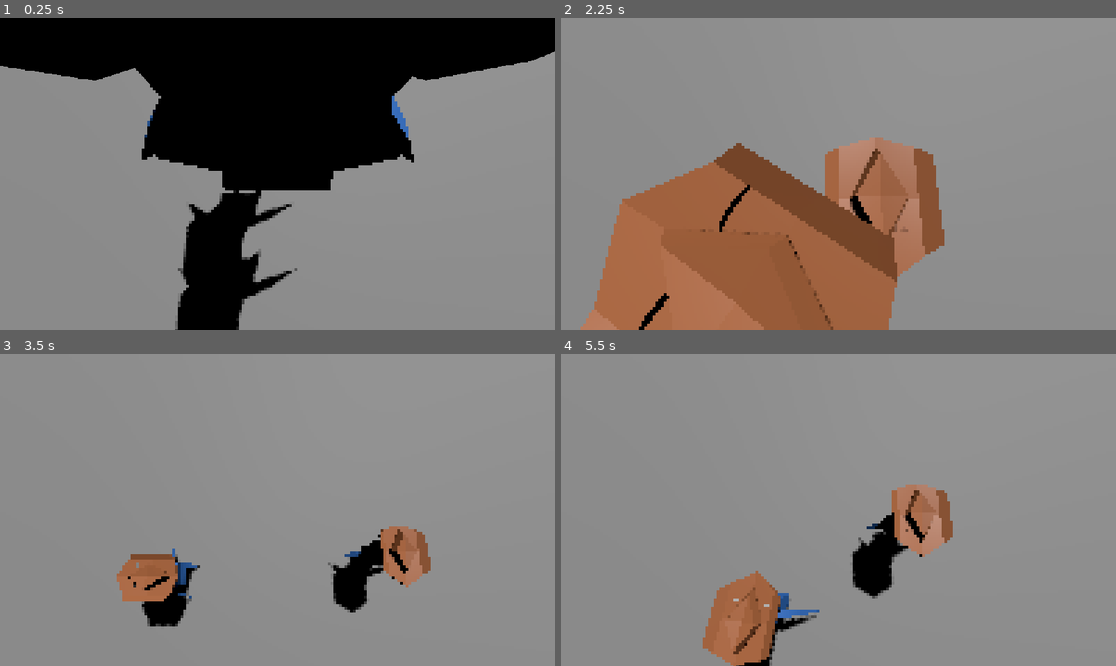
Above: before the commit, frames 1-4 (two rows, left to right).
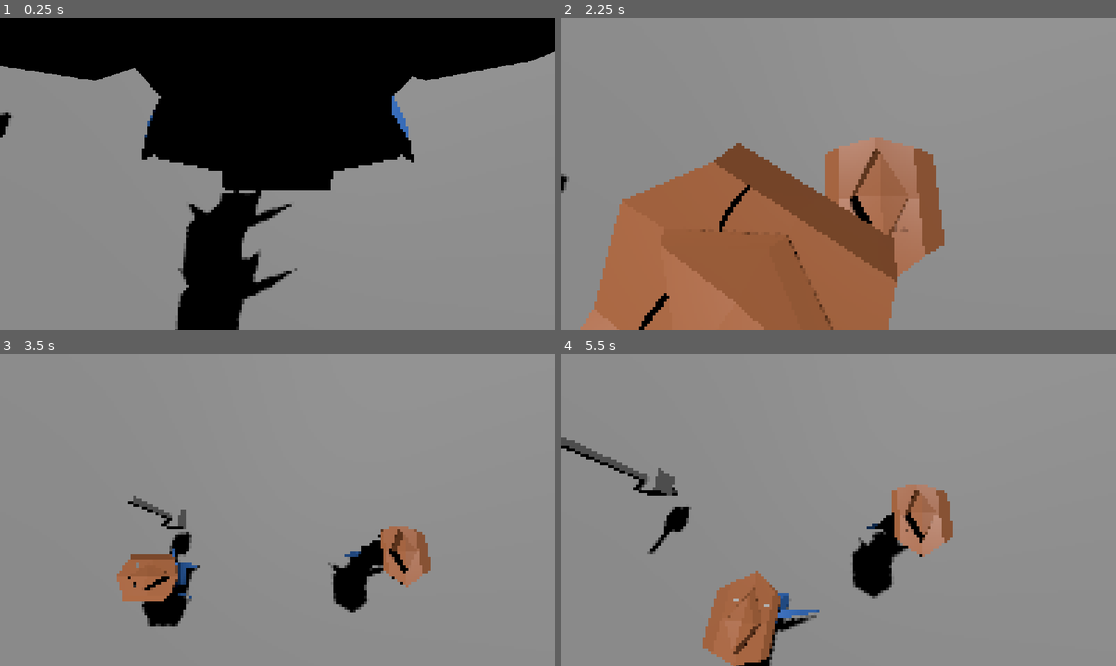
Above: after the commit, the same moments.

Repository: jalvarez2016/This-world-is-too-tiny-for-both-of-us
Game: Godot game, scene res://world test/world.tscn
Two runs of this game, one before a commit and one after it. Both use one fixed random seed, a clock stepped at 60 frames per second and the inputs below.
Inputs (mouse positions are in pixels of both pictures, inside the frame that each line leads up to):
- Up to frame 1 (0.25 s): no input
- Up to frame 2 (2.25 s): tap Enter (ui_accept) at 0.5, 0.77, 1.52 s; move the mouse to (810, 236) at 0.52 s; hold F 0.53-1.28 s; hold W (ui_up) 0.53-2.03 s; click (810, 236) at 0.67 s; move the mouse to (1005, 220) at 1.27 s; tap Q at 1.35 s; move the mouse to (672, 127) at 2.02 s; hold A (ui_left) from 2.03 s (still down); tap Space at 2.1 s
- Up to frame 3 (3.5 s): keep holding A (ui_left); move the mouse to (305, 510) at 2.77 s; tap F at 2.85 s; click (305, 510) at 2.92 s; tap Enter (ui_accept) at 3.02 s
- Up to frame 4 (5.5 s): move the mouse to (755, 432) at 3.52 s; release A (ui_left) at 3.53 s; hold S (ui_down) 3.53-4.28 s; hold Q 3.53-4.28 s; tap Enter (ui_accept) at 3.77, 4.52 s; move the mouse to (960, 494) at 4.27 s; hold D (ui_right) 4.28-5.03 s; tap Space at 4.35 s; move the mouse to (727, 525) at 5.02 s; hold W (ui_up) from 5.03 s (still down); hold F from 5.03 s (still down); click (727, 525) at 5.17 s

The runs differ from the first frame. In frame 1, 0.1% of the frame differs, in the area x 0-3%, y 30-39%; in frame 2, less than 0.1%; in frame 3, 0.5%; in frame 4, 1.2%, in the area x 0-24%, y 26-65%.

Commit message:
0.0.4: added sword

Diff:
--- a/players/character_body_3d.gd
+++ b/players/character_body_3d.gd
@@ -9,6 +9,7 @@
 @onready var right_fist = $BasicDude/Armature/Skeleton3D/RightHand/Node3D2/Area3D
 @onready var hit_box =$HitBox
 @onready var state_machine = animation.get("parameters/playback")
+@onready var sword_scene = load("res://tools/sword/sword.tscn")
 
 @export var gravity := 10.0
 
@@ -150,3 +151,11 @@
 		if health <= 0 or current_scale <= 0.3:
 			state_machine.travel("Defeat")
 			print("deafeat")
+
+	elif area.is_in_group("sword") and area.get_status() == true:
+		print("got sword")
+		var player_sword = sword_scene.instantiate()
+		player_sword.sword_pick_up()
+		player_sword.scale = Vector3(4,4,4)
+		player_sword.add_to_group(enemy_fist)
+		$BasicDude/Armature/Skeleton3D/LeftHand/Node3D/Area3D2/CollisionShape3D.add_child(player_sword)
--- a/players/player.tscn
+++ b/players/player.tscn
@@ -1231,7 +1231,7 @@
 bones/2/rest = Transform3D(1, 2.13163e-14, -1.33227e-14, -2.13163e-14, 1, 1.69536e-21, 1.33227e-14, -1.69536e-21, 1, 0, 0.71378, 2.38419e-07)
 bones/2/enabled = true
 bones/2/position = Vector3(0, 0.71378, 2.38419e-07)
-bones/2/rotation = Quaternion(-0.382683, -1.67276e-08, 1.14048e-08, 0.92388)
+bones/2/rotation = Quaternion(-0.598426, -1.67547e-08, 1.14234e-08, 0.801178)
 bones/2/scale = Vector3(1, 1, 1)
 bones/3/name = "Forearm.L"
 bones/3/parent = 2
@@ -1259,7 +1259,7 @@
 bones/6/rest = Transform3D(1, 7.10543e-15, -3.37707e-08, -7.10543e-15, 1, 7.14173e-22, 3.37707e-08, -4.74217e-22, 1, -1.42109e-14, 0.71378, 2.38419e-07)
 bones/6/enabled = true
 bones/6/position = Vector3(-1.42109e-14, 0.71378, 2.38419e-07)
-bones/6/rotation = Quaternion(-0.382683, 1.12761e-09, -1.78666e-08, 0.92388)
+bones/6/rotation = Quaternion(-0.598426, 3.2266e-09, -2.1528e-08, 0.801178)
 bones/6/scale = Vector3(1, 1, 1)
 bones/7/name = "Forearm.R"
 bones/7/parent = 6
@@ -1300,7 +1300,7 @@
 bones/12/parent = -1
 bones/12/rest = Transform3D(-3.57628e-07, 5.96046e-08, -1, -5.96046e-08, 1, 5.96046e-08, 1, 5.96046e-08, -3.57628e-07, 0, 1.71764, 0)
 bones/12/enabled = true
-bones/12/position = Vector3(0, 1.7175, 0)
+bones/12/position = Vector3(0, 1.59625, 0)
 bones/12/rotation = Quaternion(2.51214e-15, -0.707107, -4.21468e-08, 0.707107)
 bones/12/scale = Vector3(1, 1, 1)
 bones/13/name = "Hip.R"
@@ -1330,7 +1330,7 @@
 skin = SubResource("Skin_lk5vn")
 
 [node name="LeftHand" type="BoneAttachment3D" parent="BasicDude/Armature/Skeleton3D"]
-transform = Transform3D(2.8213e-07, 0.707108, 0.707106, -8.75618e-14, -0.707106, 0.707108, 1, -1.99496e-07, -1.99496e-07, 2.37846, -0.790708, -5.36929e-07)
+transform = Transform3D(2.60603e-07, 0.283773, 0.958892, -7.39435e-09, -0.958892, 0.283773, 1, -8.10423e-08, -2.47791e-07, 1.38184, -1.38346, -2.58063e-07)
 bone_name = "Forearm.L.001"
 bone_idx = 4
 
@@ -1344,7 +1344,7 @@
 shape = SubResource("SphereShape3D_wu7mp")
 
 [node name="RightHand" type="BoneAttachment3D" parent="BasicDude/Armature/Skeleton3D"]
-transform = Transform3D(-2.8213e-07, -0.707108, -0.707106, -2.39288e-13, -0.707106, 0.707108, -1, 1.99497e-07, 1.99496e-07, -2.37846, -0.790708, 8.05142e-07)
+transform = Transform3D(-3.03657e-07, -0.283773, -0.958892, 7.39401e-09, -0.958892, 0.283773, -1, 7.90797e-08, 2.93273e-07, -1.38184, -1.38346, 5.21655e-07)
 bone_name = "Forearm.R.001"
 bone_idx = 8
 
--- /dev/null
+++ b/tools/sword/damage_box.gd
@@ -0,0 +1,6 @@
+extends Area3D
+#$"../.."
+func damge():
+	return {damge:16,scale:.4}
+func get_status():
+	$"../..".current_status
--- /dev/null
+++ b/tools/sword/pick_up.gd
@@ -0,0 +1,4 @@
+extends Area3D
+
+func get_status():
+	$"..".isSwordPickable
--- /dev/null
+++ b/tools/sword/sword.gd
@@ -0,0 +1,19 @@
+extends Node3D
+
+@export var current_status = "rest"
+var isSwordPickable = true
+var key_press = null
+func _process(delta: float) -> void:
+	if !isSwordPickable and Input.is_action_just_pressed(key_press):
+		current_status = "swing"
+
+
+#func _on_area_3d_area_entered(area: Area3D) -> void:
+	#if area.is_in_group("player"):
+		#queue_free()
+	#pass # Replace with function body.
+
+func sword_pick_up(key):
+	isSwordPickable = false
+	$PickUp.queue_free()
+	key_press = key
--- /dev/null
+++ b/tools/sword/sword.tscn
@@ -0,0 +1,55 @@
+[gd_scene load_steps=9 format=3 uid="uid://kw8g7x5wmxas"]
+
+[ext_resource type="Script" uid="uid://cpl18vllbgx4u" path="res://tools/sword/sword.gd" id="1_nsm1i"]
+[ext_resource type="Script" uid="uid://c06qgqjexiam8" path="res://tools/sword/damage_box.gd" id="2_736ct"]
+[ext_resource type="Script" uid="uid://c2ps288jwb1i8" path="res://tools/sword/pick_up.gd" id="2_ey35l"]
+
+[sub_resource type="BoxMesh" id="BoxMesh_o8xsq"]
+size = Vector3(0.2, 0.2, 0.2)
+
+[sub_resource type="BoxMesh" id="BoxMesh_uu8fx"]
+size = Vector3(0.05, 1, 0.05)
+
+[sub_resource type="CapsuleShape3D" id="CapsuleShape3D_uu8fx"]
+radius = 0.238232
+height = 1.19667
+
+[sub_resource type="BoxShape3D" id="BoxShape3D_nsm1i"]
+size = Vector3(0.1, 0.648926, 0.1)
+
+[sub_resource type="BoxShape3D" id="BoxShape3D_736ct"]
+size = Vector3(0.0464233, 0.665527, 0.0483765)
+
+[node name="Sword" type="Node3D"]
+script = ExtResource("1_nsm1i")
+
+[node name="MeshInstance3D" type="MeshInstance3D" parent="."]
+
+[node name="MeshInstance3D" type="MeshInstance3D" parent="MeshInstance3D"]
+mesh = SubResource("BoxMesh_o8xsq")
+
+[node name="MeshInstance3D2" type="MeshInstance3D" parent="MeshInstance3D"]
+transform = Transform3D(1, 0, 0, 0, 1, 0, 0, 0, 1, 0, 0.23895, 0)
+mesh = SubResource("BoxMesh_uu8fx")
+
+[node name="PickUp" type="Area3D" parent="." groups=["sword"]]
+script = ExtResource("2_ey35l")
+
+[node name="CollisionShape3D" type="CollisionShape3D" parent="PickUp"]
+transform = Transform3D(1, 0, 0, 0, 1, 0, 0, 0, 1, 0, 0.237069, 0)
+shape = SubResource("CapsuleShape3D_uu8fx")
+
+[node name="StaticBody3D" type="StaticBody3D" parent="."]
+
+[node name="DamageBox" type="Area3D" parent="StaticBody3D" groups=["sword"]]
+script = ExtResource("2_736ct")
+
+[node name="CollisionShape3D" type="CollisionShape3D" parent="StaticBody3D/DamageBox"]
+transform = Transform3D(1, 0, 0, 0, 1, 0, 0, 0, 1, 0, 0.420898, 0)
+shape = SubResource("BoxShape3D_nsm1i")
+
+[node name="CollisionShape3D" type="CollisionShape3D" parent="StaticBody3D"]
+transform = Transform3D(1, 0, 0, 0, 1, 0, 0, 0, 1, 0.000103757, 0.423134, 0.00108032)
+shape = SubResource("BoxShape3D_736ct")
+
+[connection signal="area_entered" from="PickUp" to="." method="_on_area_3d_area_entered"]
--- a/world test/world.tscn
+++ b/world test/world.tscn
@@ -1,10 +1,11 @@
-[gd_scene load_steps=8 format=3 uid="uid://crtx2bug0v0ab"]
+[gd_scene load_steps=9 format=3 uid="uid://crtx2bug0v0ab"]
 
 [ext_resource type="Script" uid="uid://bvmsjjvovdcq" path="res://world test/world.gd" id="1_2hu7o"]
 [ext_resource type="Script" uid="uid://jti6ts8aejho" path="res://world test/health_pack_spawn.gd" id="2_2hu7o"]
 [ext_resource type="Script" uid="uid://bd046eokvcnu2" path="res://addons/phantom_camera/scripts/phantom_camera_host/phantom_camera_host.gd" id="2_c3umw"]
 [ext_resource type="Script" uid="uid://cyqj4t6ogp3re" path="res://Camera/CameraManager.gd" id="2_i5ya7"]
 [ext_resource type="PackedScene" uid="uid://cgd3mauispu5l" path="res://Camera/Camera.tscn" id="4_i3kq0"]
+[ext_resource type="PackedScene" uid="uid://kw8g7x5wmxas" path="res://tools/sword/sword.tscn" id="6_xupa4"]
 
 [sub_resource type="BoxMesh" id="BoxMesh_4kpw4"]
 size = Vector3(100, 0.2, 100)
@@ -105,5 +106,8 @@
 [node name="PhantomCamera3D" parent="." instance=ExtResource("4_i3kq0")]
 transform = Transform3D(1, 0, 0, 0, 0.258819, 0.965926, 0, -0.965926, 0.258819, 0, 10, 3)
 
+[node name="Sword" parent="." instance=ExtResource("6_xupa4")]
+transform = Transform3D(6.05073, 0, 0, 0, 6.05073, 0, 0, 0, 6.05073, -14.4463, 3.2903, -3.6054)
+
 [connection signal="timeout" from="MainCamera/CameraTimer" to="MainCamera" method="_on_timer_timeout"]
 [connection signal="timeout" from="HealthPackSpawnTimer" to="HealthPackSpawn" method="_on_health_pack_spawn_timer_timeout"]
Not shown, added: tools/sword/damage_box.gd.uid
Not shown, added: tools/sword/pick_up.gd.uid
Not shown, added: tools/sword/sword.gd.uid
